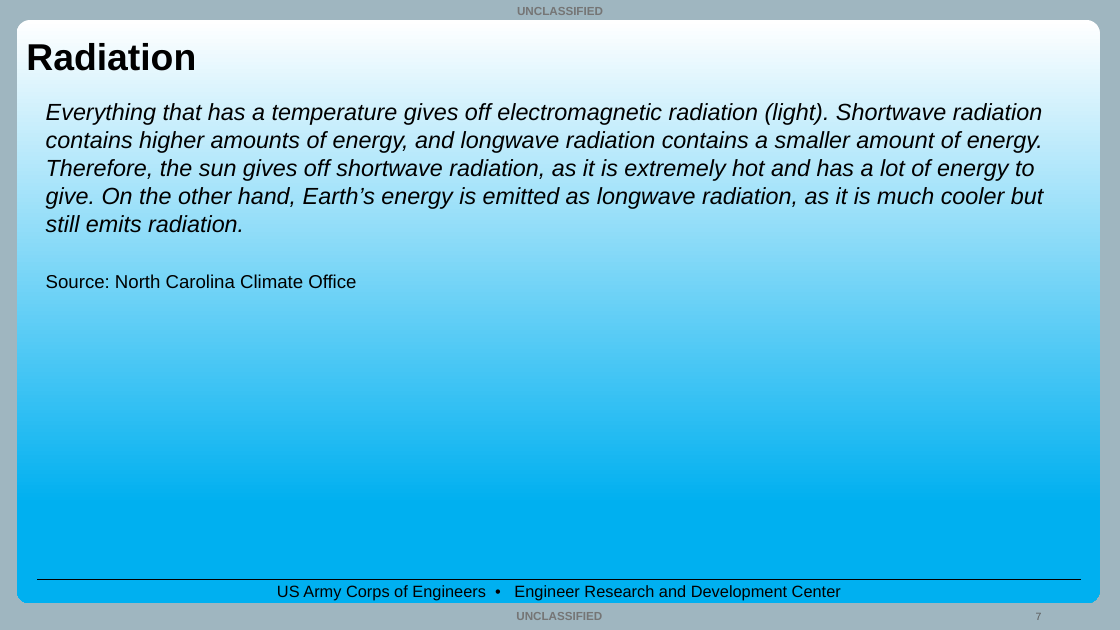
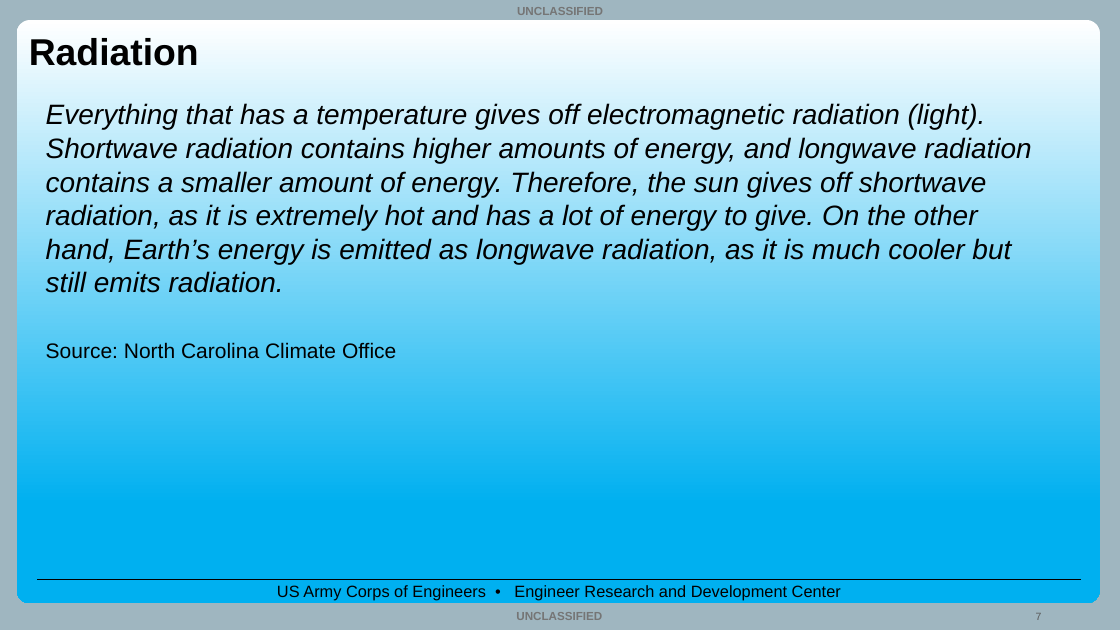
Before and after one commit to EcohydrologyTeam/CE-QUAL-W2-Workshop-2025, a slide deck: slide 7 of Lectures/1.04_Lecture_Water_Temperature_Modeling_Sep2025_TS.pptx. Drawn at 1120x630 pixels with LibreOffice and Linux fonts; fonts in the diff are those of the drawing; background and template pictures are left out. Boxes give left, top, right and bottom in pixels: in the first picture for what was removed or moved away, otherwise in the second. Text is boxed around its words. In the diff, an @@ line names an element or a change of style, - is before the commit and + after.

```diff
--- a/Lectures/1.04_Lecture_Water_Temperature_Modeling_Sep2025_TS.pptx
+++ b/Lectures/1.04_Lecture_Water_Temperature_Modeling_Sep2025_TS.pptx
@@ title "Radiation" moved from (x1=26, y1=43, x2=196, y2=71) to (x1=29, y1=38, x2=199, y2=66) @@
@@ text "Everything that has a temperature ..." at (x1=46, y1=103, x2=1031, y2=359): size 20 to 24 pt; size 16 to 18 pt in "Source: North Carolina Climate Office" @@
```
Also in this commit, not shown: 17 other slides changed.
